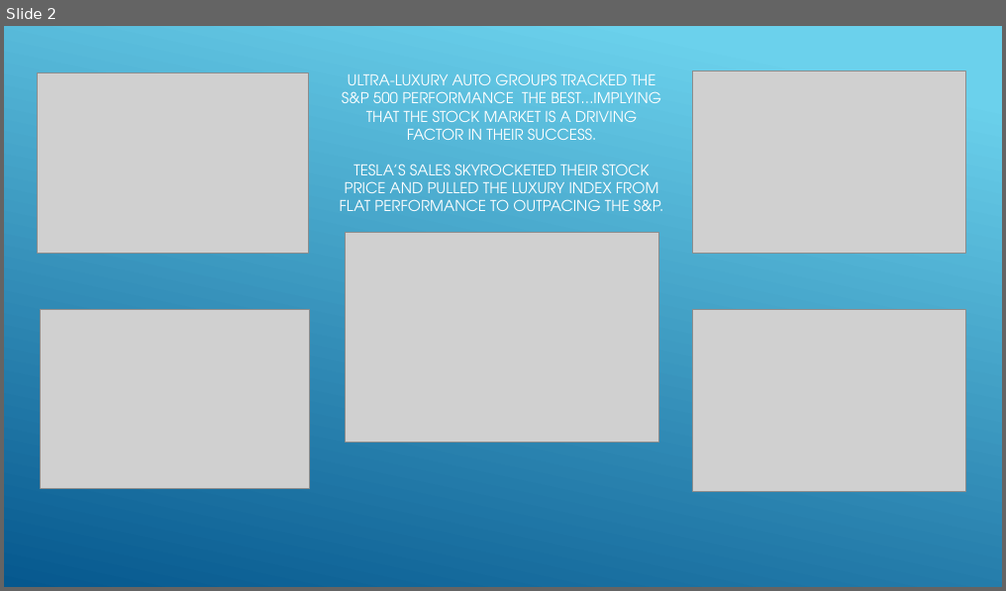
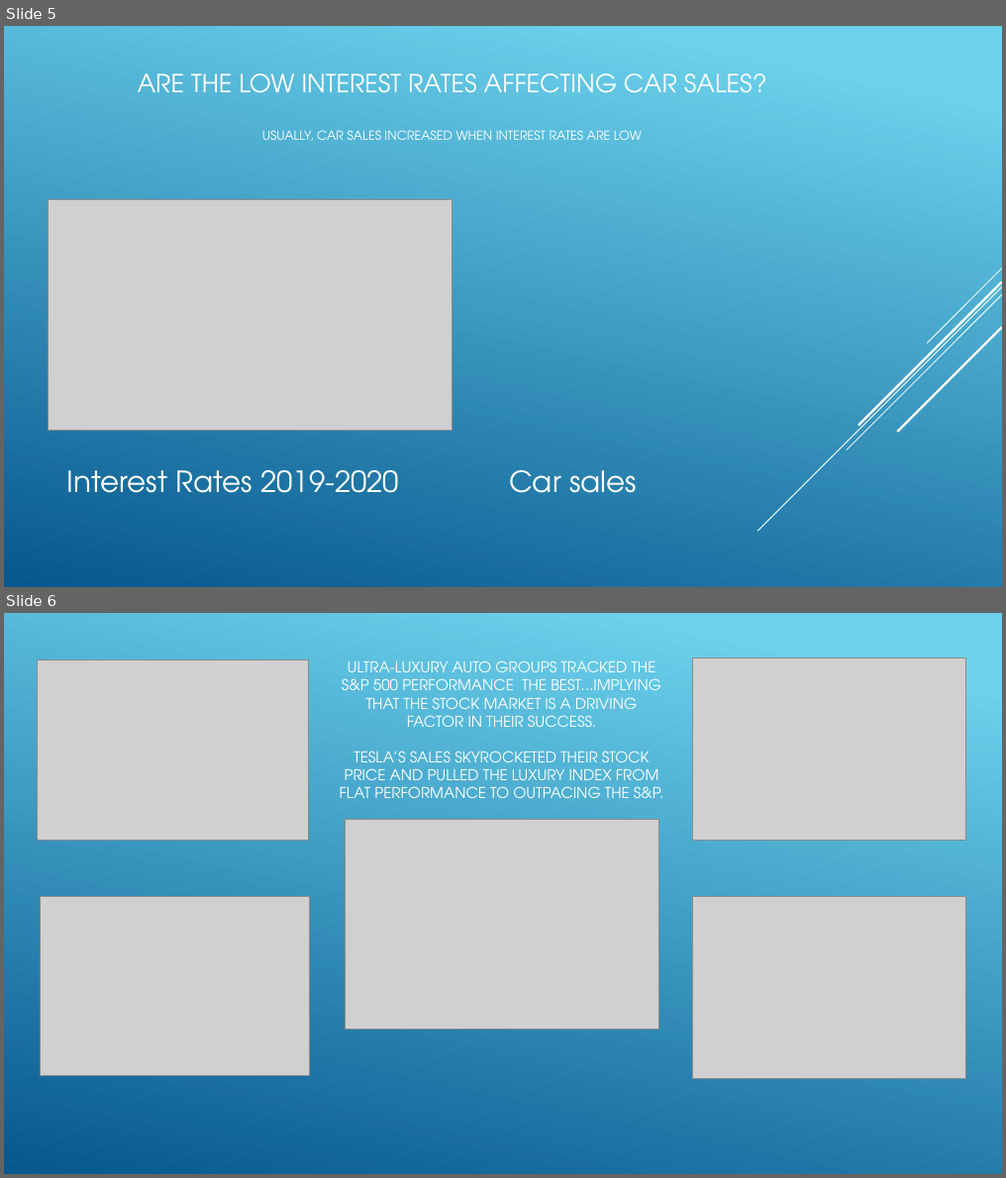
Before and after one commit to danawoodruff/Car-Sales-Analysis, a slide deck: StockPowerPointSlideMockup.pptx. Shown one above the other, each under a label of ours: slide 2 before the commit, slides 5 and 6 after it. The pictures are 1006x591 and 1006x1178 pixels, drawn with LibreOffice and Linux fonts; fonts in the diff are those of the drawing; grey boxes stand for pictures. Boxes give left, top, right and bottom in pixels: in the first picture for what was removed or moved away, otherwise in the second. Text is boxed around its words. In the diff, an @@ line names an element or a change of style, - is before the commit and + after.

```diff
--- a/StockPowerPointSlideMockup.pptx
+++ b/StockPowerPointSlideMockup.pptx
@@ slide 5 added at (4,26,1002,587), background gradient #6ED2EB to #06588E @@
@@ title added at (138,74,767,141), 12 pt, text #FFFFFF @@
+ARE THE LOW INTEREST RATES AFFECTING CAR SALES?
+USUALLY, CAR SALES INCREASED WHEN INTEREST RATES ARE LOW
@@ picture added at (49,199,452,431) @@
@@ group added at (757,269,1002,531): 5 lines @@
@@ text added at (67,471,399,493), 28 pt, text #FFFFFF @@
+Interest Rates 2019-2020
@@ text added at (509,471,637,493), 28 pt, text #FFFFFF @@
+Car sales
@@ what was slide 2 is now slide 6 @@
```
Also in this commit, not shown: 4 other slides added, 1 slide removed, 4 other files.
